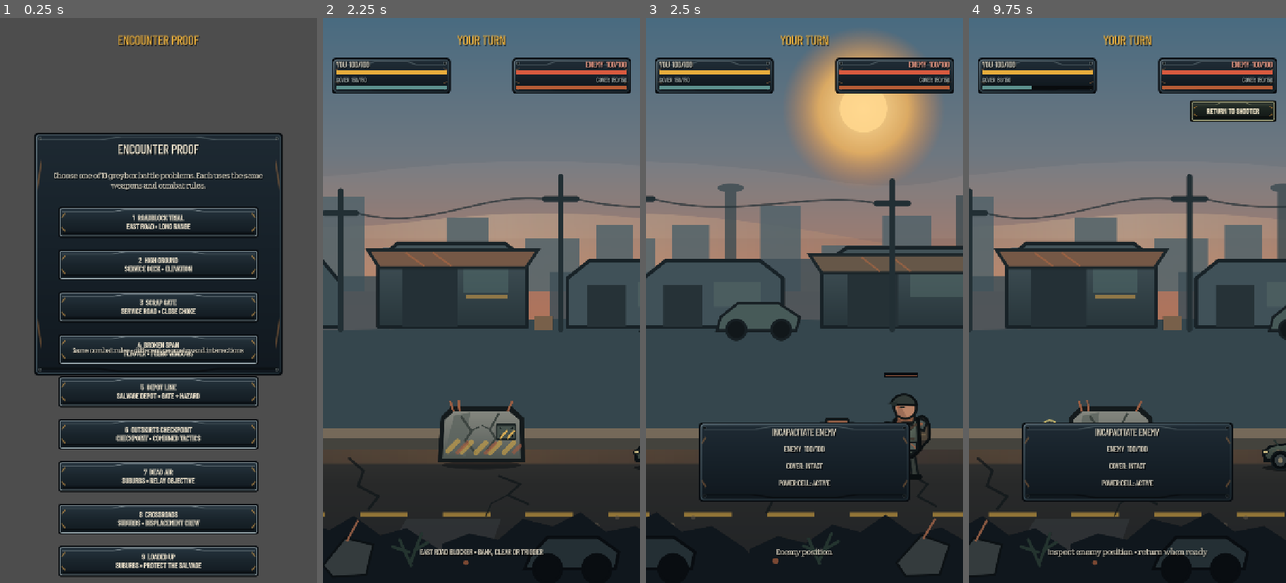
Above: before the commit, frames 1-4 (left to right).
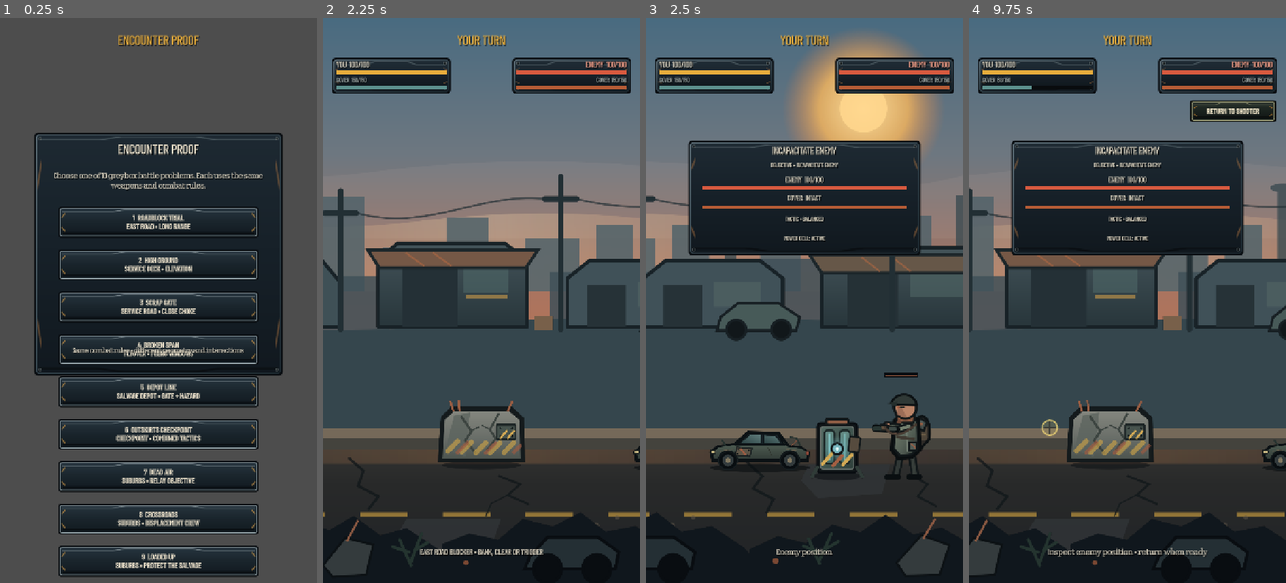
Above: after the commit, the same moments.

Repository: phantompixel-developer/FortKnocks
Game: Godot game, scene res://game/battle/battle.tscn
Same seed, same stepped clock (60 frames per second), same inputs: the game is played once before the commit and once after it. This scene is started directly instead of the project's main scene.
Inputs (mouse positions are in pixels of both pictures, inside the frame that each line leads up to):
- Up to frame 1 (0.25 s): no input
- Up to frame 2 (2.25 s): click "1 ROADBLOCK TRIAL EAST ROAD •…" at 0.5 s; tap Enter at 1.25 s; move the mouse to (551, 272) at 1.27 s; click (551, 272) at 1.42 s; drag from (418, 328) to (465, 413) at 2.02 s
- Up to frame 3 (2.5 s): no input
- Up to frame 4 (9.75 s): move the mouse to (1159, 176) at 2.77 s; click (1159, 176) at 2.92 s; drag from (1111, 413) to (1032, 215) at 3.52 s; move the mouse to (1222, 385) at 4.27 s; click (1222, 385) at 4.42 s; drag from (1032, 215) to (1079, 159) at 5.02 s; move the mouse to (1143, 300) at 5.77 s; click (1143, 300) at 5.92 s; drag from (1079, 159) to (1064, 328) at 6.52 s; move the mouse to (1197, 272) at 7.27 s; click (1197, 272) at 7.42 s; drag from (1064, 328) to (1111, 413) at 8.02 s; move the mouse to (1159, 176) at 8.77 s; click (1159, 176) at 8.92 s; click "INSPECT ENEMY" at 9.5 s

Frames 1-2 are identical in both runs. In frame 3, 20% of the frame differs, in the area x 13-87%, y 21-86%; in frame 4, 19%.

Commit message:
feat: build tactical inspect presentation

Diff:
--- a/game/battle/battle.tscn
+++ b/game/battle/battle.tscn
@@ -443,58 +443,154 @@
 horizontal_alignment = 1
 mouse_filter = 2
 
+[node name="InspectBanner" type="ColorRect" parent="HUD/Root"]
+visible = false
+layout_mode = 0
+offset_left = 176.0
+offset_top = 184.0
+offset_right = 484.0
+offset_bottom = 250.0
+mouse_filter = 2
+color = Color(0.105, 0.115, 0.108, 0.92)
+
+[node name="Title" type="Label" parent="HUD/Root/InspectBanner"]
+layout_mode = 0
+offset_left = 12.0
+offset_top = 8.0
+offset_right = 296.0
+offset_bottom = 32.0
+theme_override_font_sizes/font_size = 17
+text = "TACTICAL INSPECTION"
+horizontal_alignment = 1
+mouse_filter = 2
+
+[node name="Subtitle" type="Label" parent="HUD/Root/InspectBanner"]
+layout_mode = 0
+offset_left = 12.0
+offset_top = 36.0
+offset_right = 296.0
+offset_bottom = 58.0
+theme_override_font_sizes/font_size = 12
+text = "READ POSITION • COVER • HAZARDS"
+horizontal_alignment = 1
+mouse_filter = 2
+
 [node name="TargetCard" type="ColorRect" parent="HUD/Root"]
 visible = false
 layout_mode = 0
-offset_left = 118.0
-offset_top = 914.0
-offset_right = 602.0
-offset_bottom = 1098.0
-mouse_filter = 2
-color = Color(0.105, 0.115, 0.108, 0.92)
+offset_left = 94.0
+offset_top = 276.0
+offset_right = 626.0
+offset_bottom = 540.0
+mouse_filter = 2
+color = Color(0.105, 0.115, 0.108, 0.94)
 
 [node name="Title" type="Label" parent="HUD/Root/TargetCard"]
 layout_mode = 0
 offset_left = 20.0
 offset_top = 12.0
-offset_right = 464.0
-offset_bottom = 40.0
+offset_right = 512.0
+offset_bottom = 38.0
 theme_override_font_sizes/font_size = 20
-text = "TARGET STATUS"
-horizontal_alignment = 1
+text = "TACTICAL READOUT"
+horizontal_alignment = 1
+mouse_filter = 2
+
+[node name="ObjectiveLabel" type="Label" parent="HUD/Root/TargetCard"]
+layout_mode = 0
+offset_left = 24.0
+offset_top = 42.0
+offset_right = 508.0
+offset_bottom = 72.0
+theme_override_font_sizes/font_size = 13
+text = "OBJECTIVE • INCAPACITATE ENEMY"
+horizontal_alignment = 1
+vertical_alignment = 1
+autowrap_mode = 2
 mouse_filter = 2
 
 [node name="EnemyInfoLabel" type="Label" parent="HUD/Root/TargetCard"]
 layout_mode = 0
 offset_left = 24.0
-offset_top = 52.0
-offset_right = 460.0
-offset_bottom = 82.0
-theme_override_font_sizes/font_size = 17
+offset_top = 80.0
+offset_right = 508.0
+offset_bottom = 103.0
+theme_override_font_sizes/font_size = 16
 text = "ENEMY 100/100"
 horizontal_alignment = 1
 mouse_filter = 2
 
+[node name="EnemyHealthBarBack" type="ColorRect" parent="HUD/Root/TargetCard"]
+layout_mode = 0
+offset_left = 34.0
+offset_top = 106.0
+offset_right = 498.0
+offset_bottom = 114.0
+mouse_filter = 2
+color = Color(0.035, 0.045, 0.052, 0.94)
+
+[node name="EnemyHealthBarFill" type="ColorRect" parent="HUD/Root/TargetCard"]
+layout_mode = 0
+offset_left = 34.0
+offset_top = 106.0
+offset_right = 498.0
+offset_bottom = 114.0
+mouse_filter = 2
+color = Color(0.847, 0.353, 0.247, 1)
+
 [node name="CoverInfoLabel" type="Label" parent="HUD/Root/TargetCard"]
 layout_mode = 0
 offset_left = 24.0
-offset_top = 91.0
-offset_right = 460.0
-offset_bottom = 121.0
-theme_override_font_sizes/font_size = 16
-text = "COVER: INTACT"
-horizontal_alignment = 1
+offset_top = 122.0
+offset_right = 508.0
+offset_bottom = 145.0
+theme_override_font_sizes/font_size = 15
+text = "COVER 150/150 • INTACT"
+horizontal_alignment = 1
+mouse_filter = 2
+
+[node name="CoverHealthBarBack" type="ColorRect" parent="HUD/Root/TargetCard"]
+layout_mode = 0
+offset_left = 34.0
+offset_top = 148.0
+offset_right = 498.0
+offset_bottom = 156.0
+mouse_filter = 2
+color = Color(0.035, 0.045, 0.052, 0.94)
+
+[node name="CoverHealthBarFill" type="ColorRect" parent="HUD/Root/TargetCard"]
+layout_mode = 0
+offset_left = 34.0
+offset_top = 148.0
+offset_right = 498.0
+offset_bottom = 156.0
+mouse_filter = 2
+color = Color(0.714, 0.361, 0.212, 1)
+
+[node name="TacticLabel" type="Label" parent="HUD/Root/TargetCard"]
+layout_mode = 0
+offset_left = 24.0
+offset_top = 166.0
+offset_right = 508.0
+offset_bottom = 192.0
+theme_override_font_sizes/font_size = 13
+text = "TACTIC • BALANCED"
+horizontal_alignment = 1
+vertical_alignment = 1
+autowrap_mode = 2
 mouse_filter = 2
 
 [node name="HazardInfoLabel" type="Label" parent="HUD/Root/TargetCard"]
 layout_mode = 0
 offset_left = 24.0
-offset_top = 130.0
-offset_right = 460.0
-offset_bottom = 160.0
-theme_override_font_sizes/font_size = 16
-text = "POWER CELL: ACTIVE"
-horizontal_alignment = 1
+offset_top = 200.0
+offset_right = 508.0
+offset_bottom = 246.0
+theme_override_font_sizes/font_size = 13
+text = "ENVIRONMENT • NO ACTIVE HAZARD"
+horizontal_alignment = 1
+vertical_alignment = 1
+autowrap_mode = 2
 mouse_filter = 2
 
 [node name="HintLabel" type="Label" parent="HUD/Root"]
